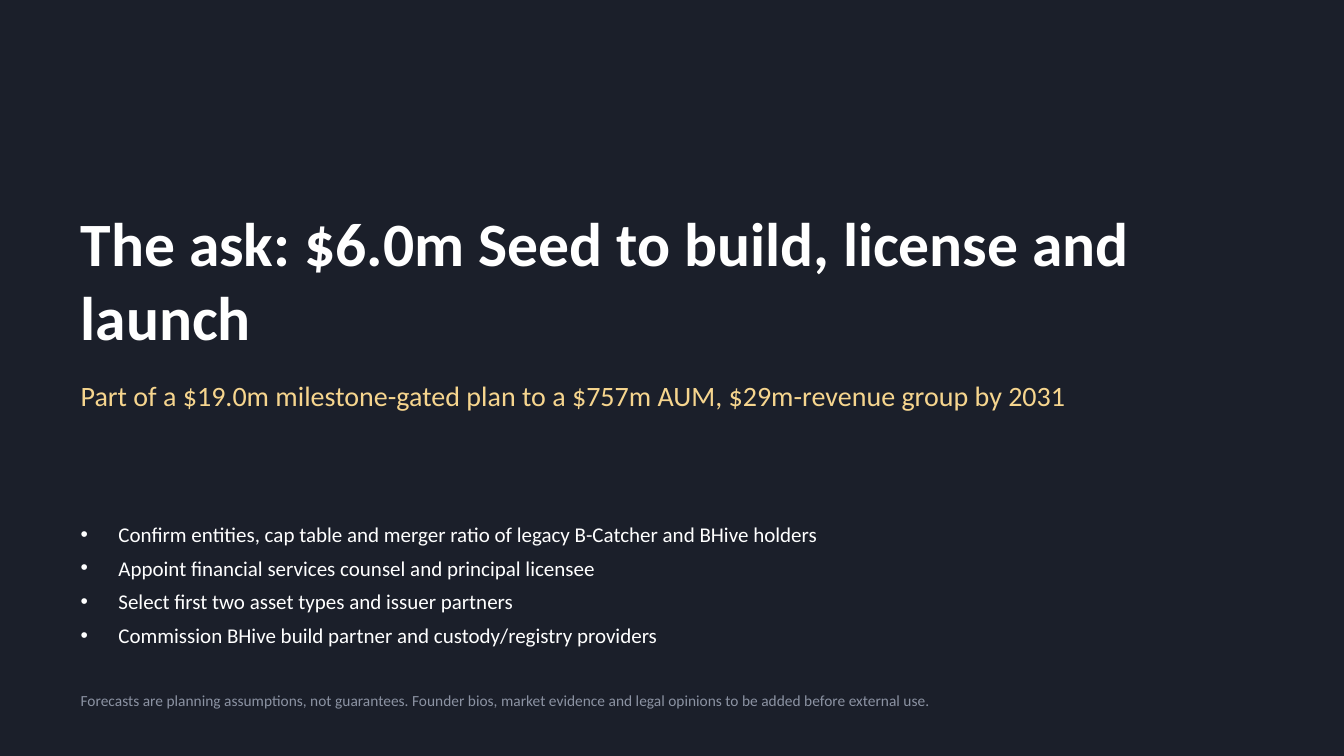
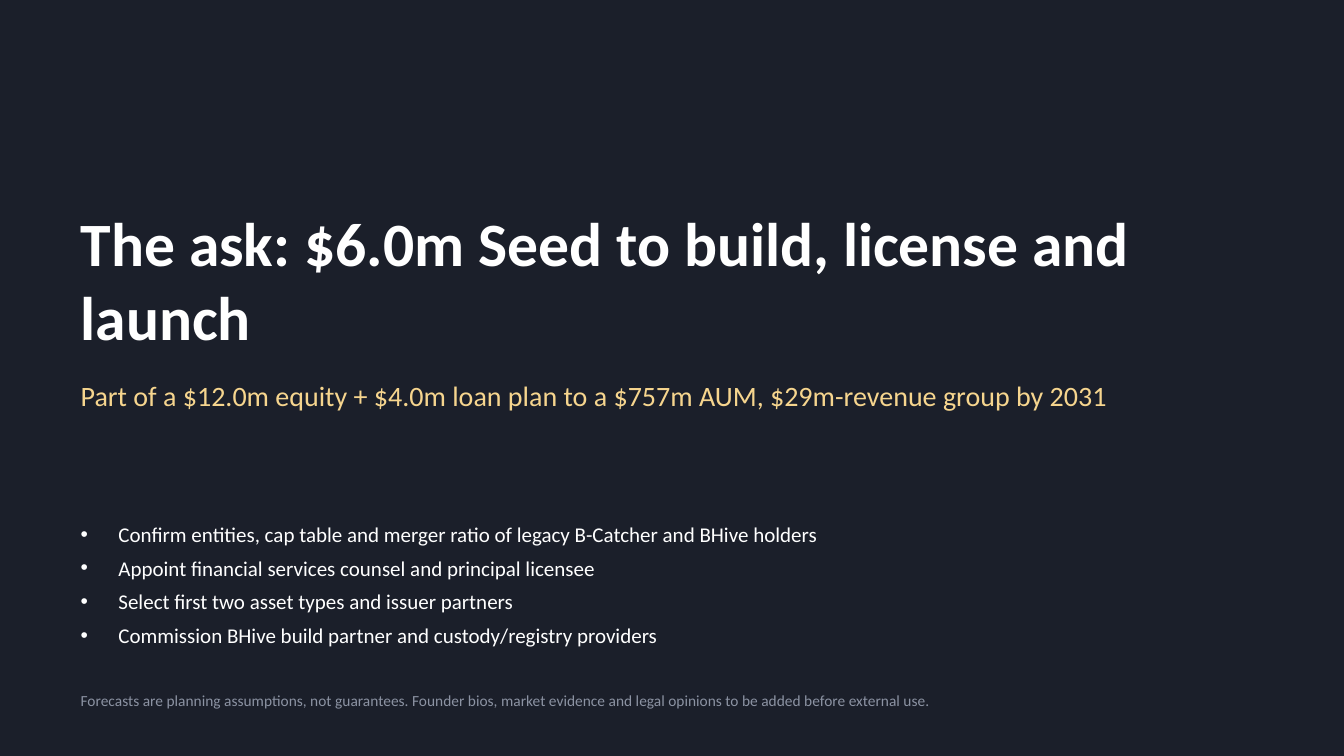
Before and after one commit to SimonQTangible/github-slideshow, a slide deck: slide 24 of bcatcher-group/upload_v10/BCatcher_Group_Investor_Deck_v10.pptx. Drawn at 1344x756 pixels with LibreOffice and Linux fonts; fonts in the diff are those of the drawing. Boxes give left, top, right and bottom in pixels: in the first picture for what was removed or moved away, otherwise in the second. Text is boxed around its words. In the diff, an @@ line names an element or a change of style, - is before the commit and + after.

```diff
--- a/bcatcher-group/upload_v10/BCatcher_Group_Investor_Deck_v10.pptx
+++ b/bcatcher-group/upload_v10/BCatcher_Group_Investor_Deck_v10.pptx
@@ text at (81, 386, 1107, 411): text changed @@
-Part of a $19.0m milestone-gated plan to a $757m AUM, $29m-revenue group by 2031
+Part of a $12.0m equity + $4.0m loan plan to a $757m AUM, $29m-revenue group by 2031
```
Also in this commit, not shown: 7 other slides changed, 28 other files.
